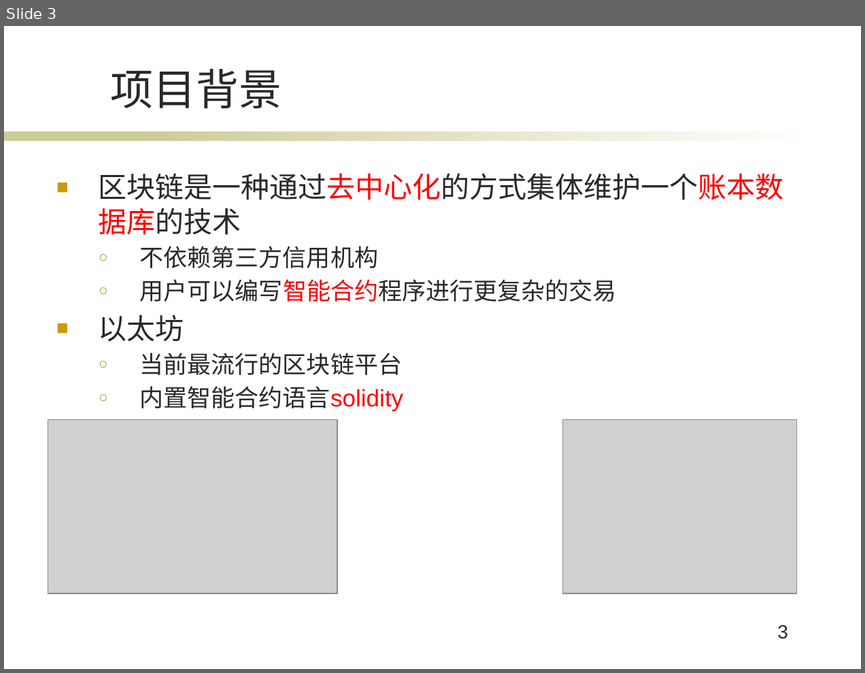
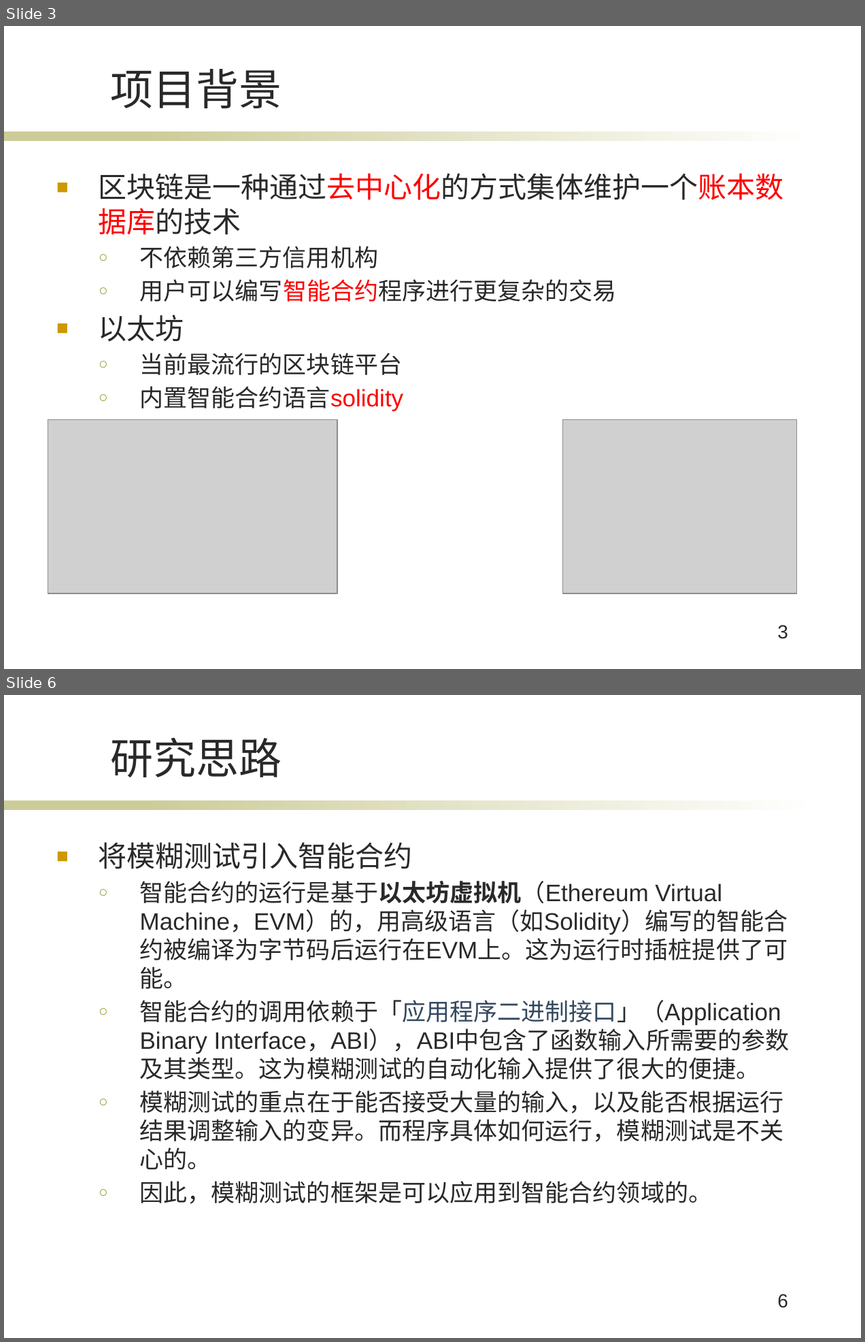
Before and after one commit to Chirachiino/ChainHacker, a slide deck: pre.pptx. Shown one above the other, each under a label of ours: slide 3 before the commit, slides 3 and 6 after it; the slides between them are not shown. The pictures are 865x673 and 865x1342 pixels, drawn with LibreOffice and Linux fonts; fonts in the diff are those of the drawing; grey boxes stand for pictures; background and template pictures are left out. Boxes give left, top, right and bottom in pixels: in the first picture for what was removed or moved away, otherwise in the second. Text is boxed around its words. In the diff, an @@ line names an element or a change of style, - is before the commit and + after.

```diff
--- a/pre.pptx
+++ b/pre.pptx
@@ slide 6 added at bbox=[4, 695, 861, 1338], background #FFFFFF; not listed: 2 template elements that a slide beside it also shows @@
@@ title added at bbox=[110, 738, 281, 777], 36 pt, text #292929 @@
+研究思路
@@ text added at bbox=[99, 842, 789, 1204], 20 pt, text #292929 @@
+■ 将模糊测试引入智能合约
+  ○ 智能合约的运行是基于以太坊虚拟机（Ethereum Virtual Machine，EVM）的，用高级语言（如Solidity）编写的智能合约被编译为字节码后运行在EVM上。这为运行时插桩提供了可能。
+  ○ 智能合约的调用依赖于「应用程序二进制接口」（Application Binary Interface，ABI），ABI中包含了函数输入所需要的参数及其类型。这为模糊测试的自动化输入提供了很大的便捷。
+  ○ 模糊测试的重点在于能否接受大量的输入，以及能否根据运行结果调整输入的变异。而程序具体如何运行，模糊测试是不关心的。
+  ○ 因此，模糊测试的框架是可以应用到智能合约领域的。
@@ page number added at bbox=[777, 1293, 788, 1308], 16 pt, text #292929 @@
+6
```
Also in this commit, not shown: 12 slides changed, 16 other slides added, 2 slides removed, 9 other files.
